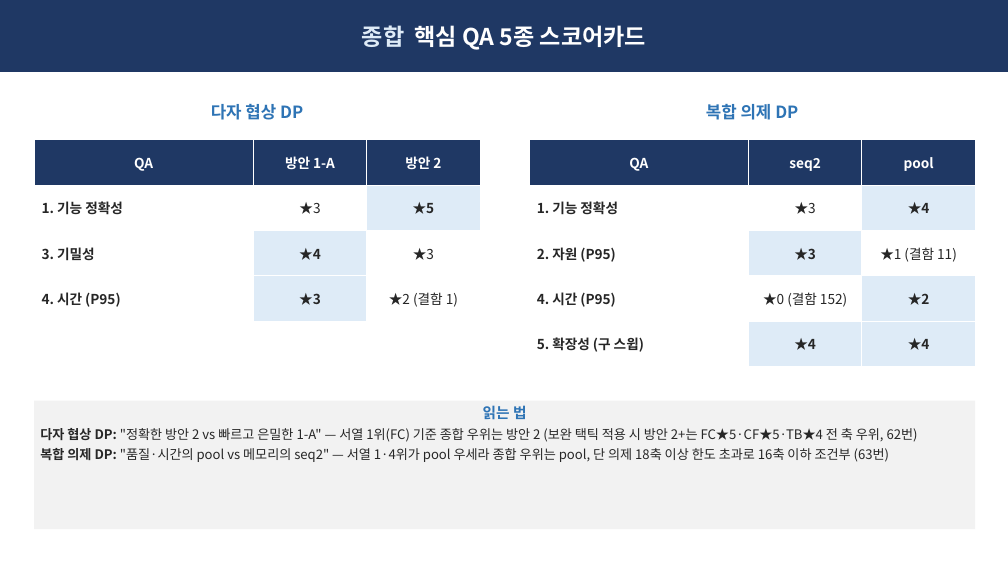
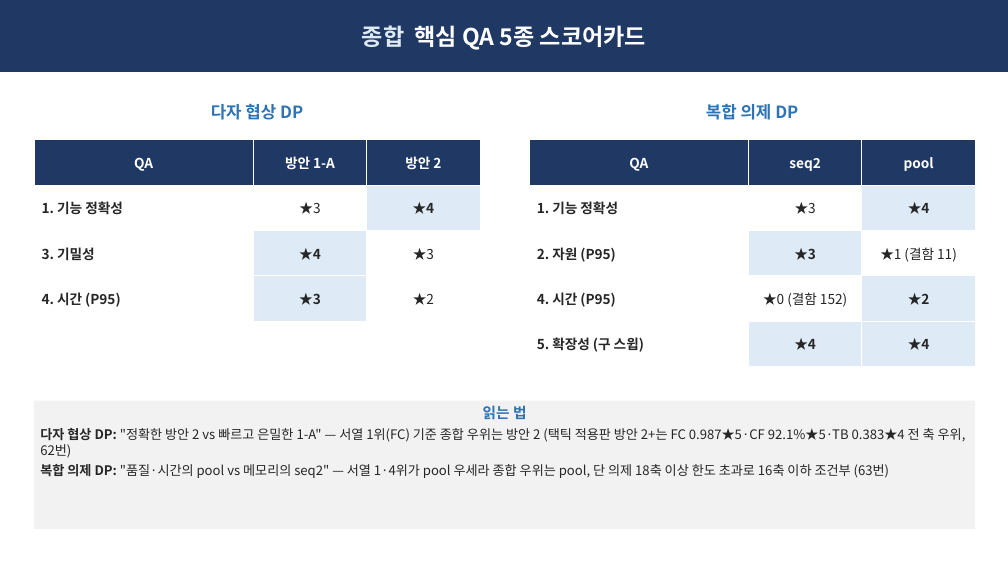
Before and after one commit to Sunwoo-Nam/architect-teamproject, a slide deck: slide 8 of docs/changbae/61-핵심QA-5종-임원-브리핑.pptx. Drawn at 1008x567 pixels with LibreOffice and Linux fonts; fonts in the diff are those of the drawing. Boxes give left, top, right and bottom in pixels: in the first picture for what was removed or moved away, otherwise in the second. Text is boxed around its words. In the diff, an @@ line names an element or a change of style, - is before the commit and + after.

```diff
--- a/docs/changbae/61-핵심QA-5종-임원-브리핑.pptx
+++ b/docs/changbae/61-핵심QA-5종-임원-브리핑.pptx
@@ table at <box>34,140,480,321</box> @@
-row 2, column 3: ★5
+row 2, column 3: ★4
-row 4, column 3: ★2 (결함 1)
+row 4, column 3: ★2
@@ text in rectangle at <box>40,428,966,458</box>: text changed @@
-다자 협상 DP: "정확한 방안 2 vs 빠르고 은밀한 1-A" — 서열 1위(FC) 기준 종합 우위는 방안 2 (보완 택틱 적용 시 방안 2+는 FC★5·CF★5·TB★4 전 축 우위, 62번)
+다자 협상 DP: "정확한 방안 2 vs 빠르고 은밀한 1-A" — 서열 1위(FC) 기준 종합 우위는 방안 2 (택틱 적용판 방안 2+는 FC 0.987★5·CF 92.1%★5·TB 0.383★4 전 축 우위, 62번)
```
Also in this commit, not shown: 3 other slides changed, 10 other files.
